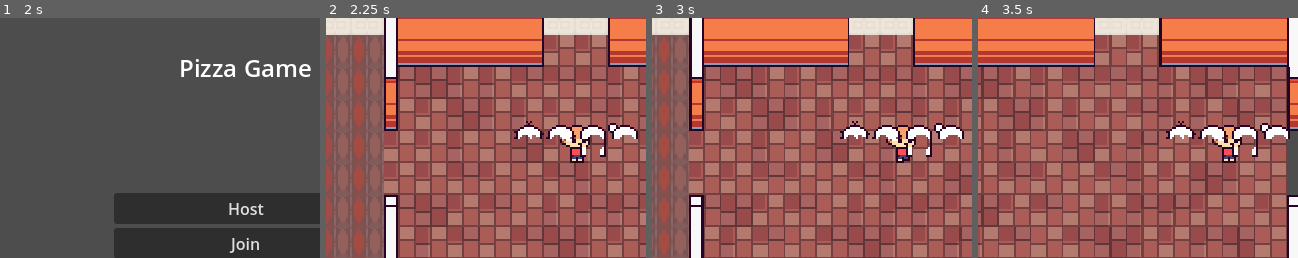
Above: before the commit, frames 1-4 (left to right).
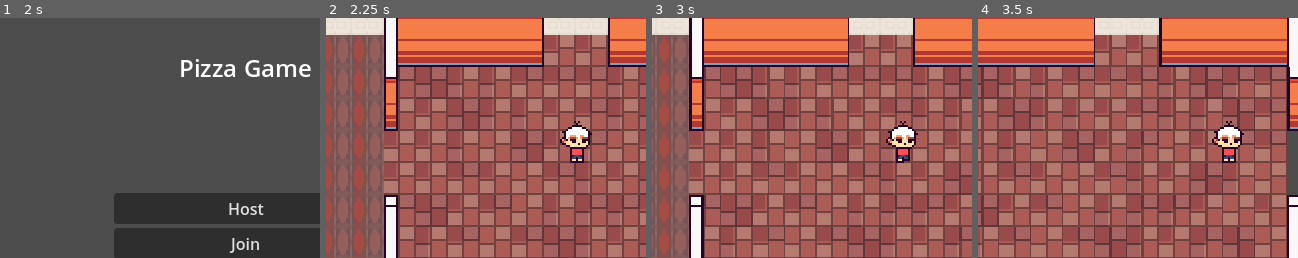
Above: after the commit, the same moments.

Repository: AODTimothyM/pizza-game
Game: Godot game, scene res://game.tscn
The game is run twice, just before and just after one commit, with the same random seed, the same clock (stepped at 60 frames per second) and the same inputs.
Inputs (mouse positions are % of the whole screen's width and height, from its top left):
- Up to frame 1 (2 s): click "Play" at 0.5 s; click (49, 74) at 1.27 s; type "12" at 1.35 s
- Up to frame 2 (2.25 s): click "Host" at 2 s
- Up to frame 3 (3 s): tap Enter at 2.75 s; hold D (right) from 2.78 s (still down)
- Up to frame 4 (3.5 s): keep holding D (right)
The pictures show only the part of the screen within x 11-61%, y 20-70%; the shares and areas given below are measured in that part.

Frame 1 is identical in both runs. In frame 2, 1.7% of the frame differs, in the area x 58-98%, y 42-58%; in frame 3, 1.7%; in frame 4, 1.7%.
Error before the commit: Assertion failed: UPNP Discover Failed! Error 24 (res://game.gd:64)
Error after the commit: Assertion failed: UPNP Discover Failed! Error 24 (res://game.gd:62)

Commit message:
Possible multiplayer fix

Diff:
--- a/game.gd
+++ b/game.gd
@@ -47,8 +47,6 @@
 
 func remove_player(peer_id):
 	var player = get_node_or_null(str(peer_id))
-	player.queue_free()
-	return
 	if player:
 		player.queue_free()
 
--- a/player.gd
+++ b/player.gd
@@ -31,7 +31,7 @@
 	velocity = Vector2.ZERO
 
 func get_input():
-	#if not is_multiplayer_authority(): return Vector2.ZERO
+	if not is_multiplayer_authority(): return Vector2.ZERO
 
 	var Input_vector = Vector2.ZERO
 	Input_vector.x = Input.get_action_strength("right") - Input.get_action_strength("left")
--- a/player.tscn
+++ b/player.tscn
@@ -49,12 +49,21 @@
 properties/0/path = NodePath(".:position")
 properties/0/spawn = true
 properties/0/sync = true
-properties/1/path = NodePath("Sprite2D:frame")
+properties/1/path = NodePath("Sprites/Body:frame")
 properties/1/spawn = true
 properties/1/sync = true
-properties/2/path = NodePath(".:scale")
+properties/2/path = NodePath("Sprites/Pants:frame")
 properties/2/spawn = true
 properties/2/sync = true
+properties/3/path = NodePath("Sprites:scale")
+properties/3/spawn = true
+properties/3/sync = true
+properties/4/path = NodePath("Sprites/Shirt:frame")
+properties/4/spawn = true
+properties/4/sync = true
+properties/5/path = NodePath("Sprites/Hair:frame")
+properties/5/spawn = true
+properties/5/sync = true
 
 [sub_resource type="RectangleShape2D" id="RectangleShape2D_tafch"]
 size = Vector2(9, 4)
@@ -85,6 +94,7 @@
 [node name="Hair" type="Sprite2D" parent="Sprites"]
 position = Vector2(0, -16)
 texture = ExtResource("5_rw48y")
+hframes = 4
 
 [node name="Camera2D" type="Camera2D" parent="."]
 enabled = false
